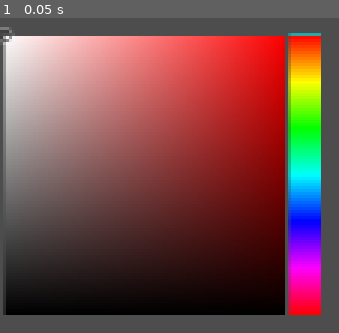
Above: before the commit, frame 1.
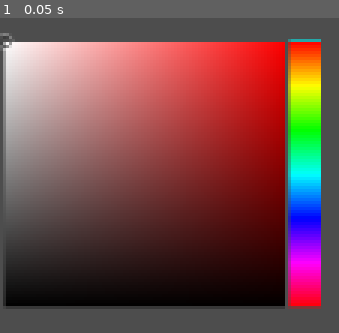
Above: after the commit, the same moment.

Repository: AnalyticalGoose/ProcTile
Game: Godot game, scene res://ui/parameters/colour_picker/colour_picker.tscn
Same seed, same stepped clock (60 frames per second), same inputs: the game is played once before the commit and once after it. This scene is started directly instead of the project's main scene.
Inputs:
- Up to frame 1 (0.05 s): no input

The runs differ from the first frame. In frame 1, 7.0% of the frame differs, in the area x 0-95%, y 2-95%.

Commit message:
Fix several UI bugs
Fix incorrectly sized colour picker which was resizing param window.

Fix bug where gradient colours would not clear when shader array was reduced in size. While the shader would compile fine, for correct behaviour it must be rebuilt every time.

Prevent fewer than 2 gradient controls at any one time.

Diff:
--- a/ui/parameters/colour_picker/colour_picker.tscn
+++ b/ui/parameters/colour_picker/colour_picker.tscn
@@ -3,8 +3,8 @@
 [ext_resource type="Script" path="res://ui/parameters/colour_picker/colour_picker.gd" id="1_jq2d1"]
 
 [node name="ColourPickerContainer" type="MarginContainer" node_paths=PackedStringArray("picker")]
-offset_right = 250.0
-offset_bottom = 250.0
+offset_right = 261.0
+offset_bottom = 265.0
 size_flags_horizontal = 0
 theme_override_constants/margin_top = 10
 theme_override_constants/margin_bottom = 15
@@ -14,8 +14,8 @@
 [node name="ColourPicker" type="ColorPicker" parent="."]
 custom_minimum_size = Vector2(150, 130)
 layout_mode = 2
-theme_override_constants/sv_width = 224
-theme_override_constants/sv_height = 224
+theme_override_constants/sv_width = 213
+theme_override_constants/sv_height = 213
 theme_override_constants/h_width = 25
 alignment = 1
 edit_alpha = false
--- a/ui/parameters/gradient_colour/gradient.gd
+++ b/ui/parameters/gradient_colour/gradient.gd
@@ -181,7 +181,7 @@
 
 func _on_control_deleted(index : int, node_to_delete : ParamGradientControl) -> void:
 	# recalculate bounds +1 and -1
-	if _control_nodes.size() == 1:
+	if _control_nodes.size() <= 2:
 		return
 	elif index == 0:
 		_control_nodes[1].bounds[0] = 0.0
@@ -211,9 +211,9 @@
 	_gradient.set_offsets(_position_data)
 	_gradient.set_colors(_colour_data)
 
-	# recalculate shader uniforms
-	compute_shader.update_storage_buffer(buffer_indexes[1], PackedColorArray(_colour_data).to_byte_array())
-	compute_shader.update_storage_buffer(buffer_indexes[0], _position_data.to_byte_array())
+	# rebuild buffers
+	compute_shader.rebuild_storage_buffer(buffer_indexes[0], buffer_sets[0], _position_data.to_byte_array())
+	compute_shader.rebuild_storage_buffer(buffer_indexes[1], buffer_sets[1], PackedColorArray(_colour_data).to_byte_array())
 	compute_shader.stage = dependant_stage
 
 
--- a/ui/parameters/params_theme.tres
+++ b/ui/parameters/params_theme.tres
@@ -1,4 +1,6 @@
-[gd_resource type="Theme" load_steps=7 format=3 uid="uid://wrjfe6mxcq45"]
+[gd_resource type="Theme" load_steps=8 format=3 uid="uid://wrjfe6mxcq45"]
+
+[sub_resource type="StyleBoxEmpty" id="StyleBoxEmpty_kcnoo"]
 
 [sub_resource type="Gradient" id="Gradient_apnni"]
 offsets = PackedFloat32Array(0.574074, 0.728395)
@@ -26,6 +28,7 @@
 
 [resource]
 Button/font_sizes/font_size = 11
+Button/styles/focus = SubResource("StyleBoxEmpty_kcnoo")
 HSlider/icons/grabber = SubResource("GradientTexture2D_cebng")
 HSlider/icons/grabber_disabled = null
 HSlider/icons/grabber_highlight = null
